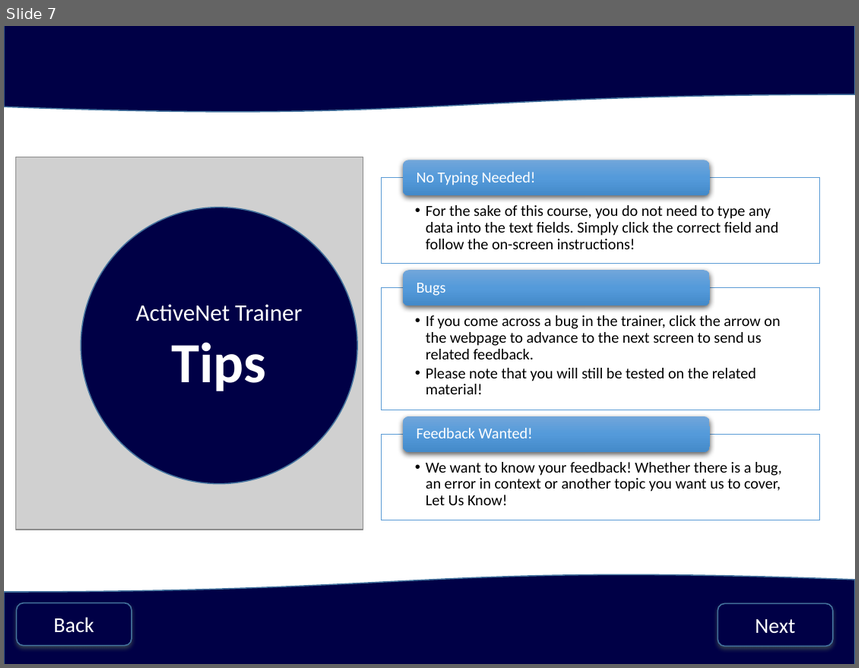
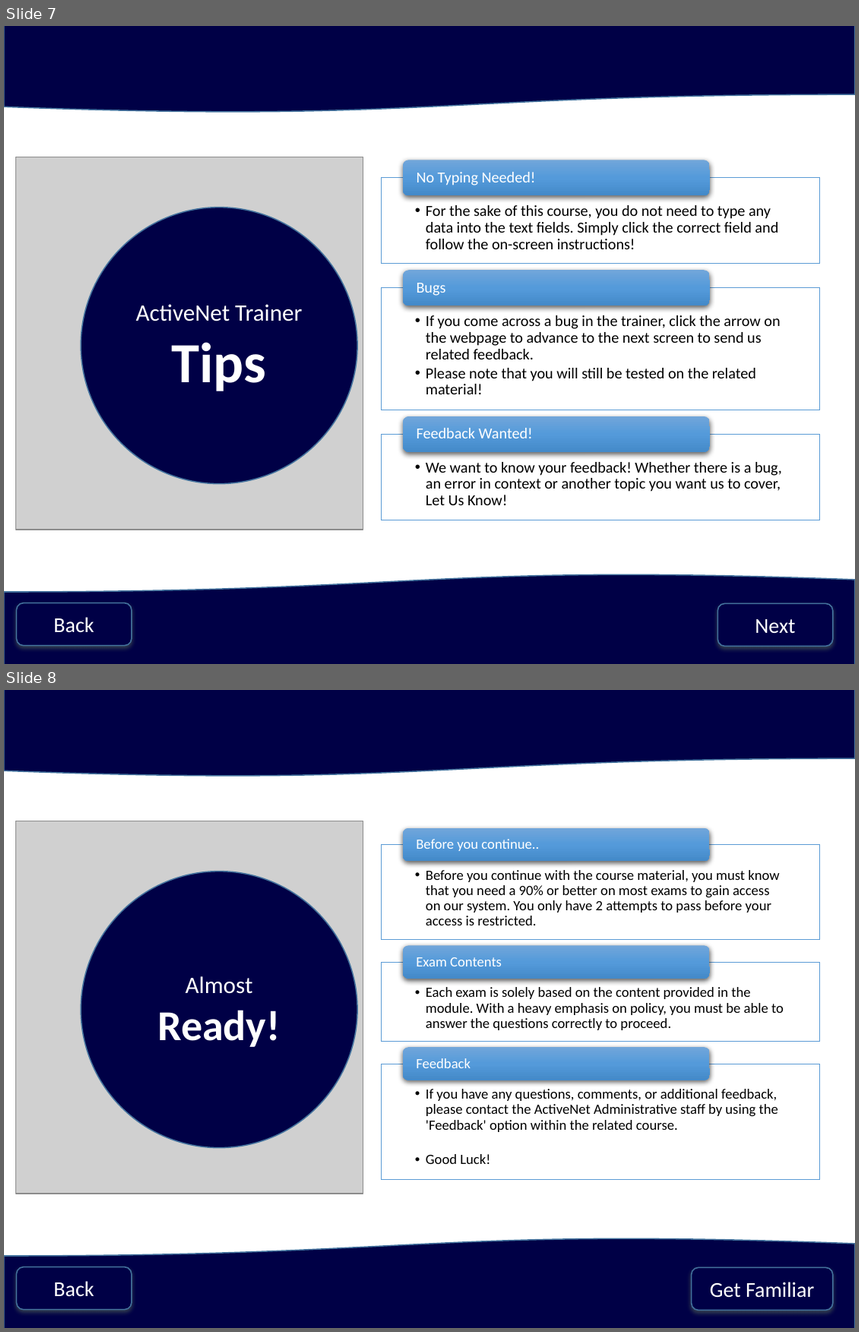
Before and after one commit to jstngoulet/ActiveNet_Trainer, a slide deck: PowerPoint Creations/WelcomeToActiveNet.pptx. Shown one above the other, each under a label of ours: slide 7 before the commit, slides 7 and 8 after it. The pictures are 859x668 and 859x1332 pixels, drawn with LibreOffice and Linux fonts; fonts in the diff are those of the drawing; grey boxes stand for pictures. Boxes give left, top, right and bottom in pixels: in the first picture for what was removed or moved away, otherwise in the second. Text is boxed around its words. In the diff, an @@ line names an element or a change of style, - is before the commit and + after.

Commit message:
Finished Welcome to active presentation

```diff
--- a/PowerPoint Creations/WelcomeToActiveNet.pptx
+++ b/PowerPoint Creations/WelcomeToActiveNet.pptx
@@ slide 8 added at <box>4,690,855,1328</box>, background #FFFFFF @@
@@ flow chart document added at <box>4,690,855,777</box>, fill #000046, outline #43739E 1 pt @@
@@ picture added at <box>16,821,363,1194</box> @@
@@ ellipse added at <box>81,872,357,1148</box>, fill #000046, outline #43739E 1 pt, 20 pt, text #FFFFFF @@
+Almost
+Ready!
@@ group added at <box>381,828,819,1179</box>: 6 texts, 3 rectangles, 3 rounded rectangles @@
+  •• Before you continue with the course material, you must know that you need a 90% or better on most exams to gain access on our system. You only have 2 attempts to pass before your access is restricted.
+Before you continue..
+  •• Each exam is solely based on the content provided in the module. With a heavy emphasis on policy, you must be able to answer the questions correctly to proceed.
+Exam Contents
+  •• If you have any questions, comments, or additional feedback, please contact the ActiveNet Administrative staff by using the 'Feedback' option within the related course.
+  •• Good Luck!
+Feedback
@@ flow chart document added at <box>4,1238,855,1328</box>, fill #000046, outline #43739E 1 pt @@
@@ rounded rectangle added at <box>17,1267,132,1309</box>, fill #000046, outline #43739E 1 pt, 18 pt, text #FFFFFF @@
+Back
@@ rounded rectangle added at <box>692,1268,833,1310</box>, fill #000046, outline #43739E 1 pt, 18 pt, text #FFFFFF @@
+Get Familiar
```
Also in this commit, not shown: 5 other slides added.
